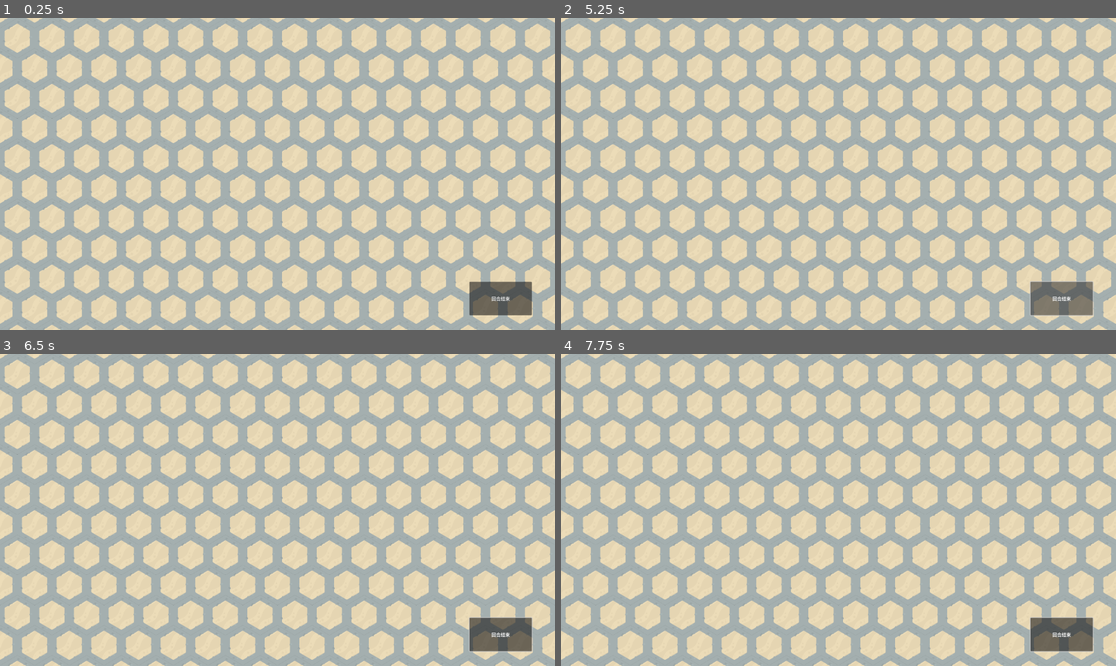
Above: before the commit, frames 1-4 (two rows, left to right).
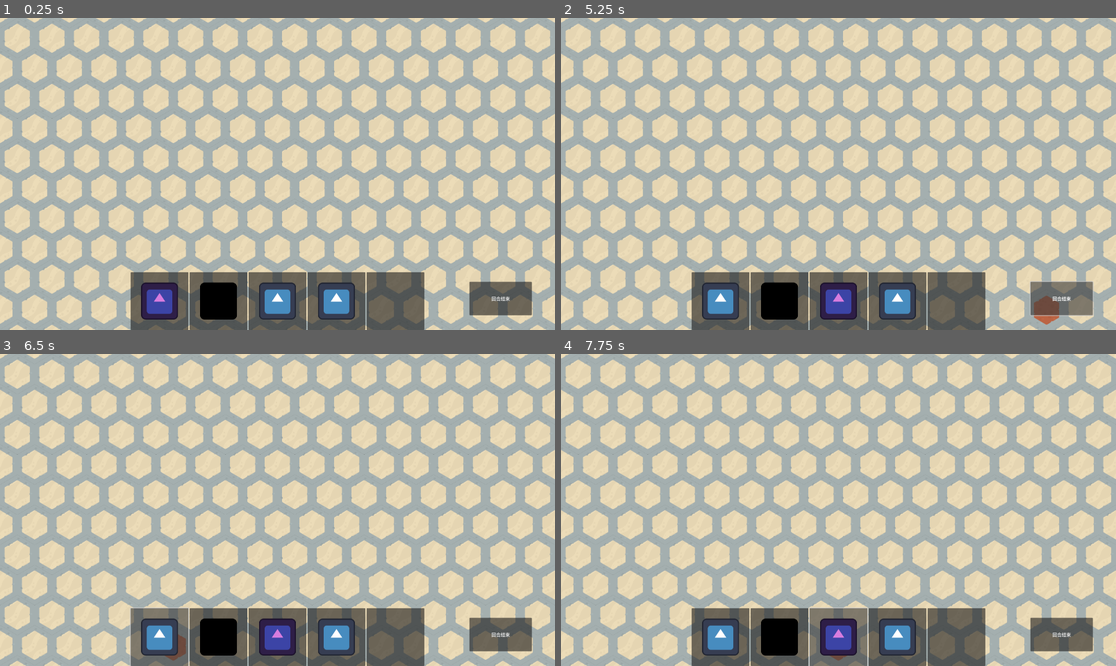
Above: after the commit, the same moments.

Repository: rinevard/MachineHeart
Game: Godot game, scene res://scenes/main.tscn
Same seed, same stepped clock (60 frames per second), same inputs: the game is played once before the commit and once after it. The engine's default icon, where the game draws it, is replaced by a stand-in: a white triangle on a blue panel in a dark square.
Inputs (mouse positions are in pixels of both pictures, inside the frame that each line leads up to):
- Up to frame 1 (0.25 s): no input
- Up to frame 2 (5.25 s): click "回合结束" at 0.5 s; click (721, 301) at 1.27 s; click (777, 301) at 2.02 s; click (838, 301) at 2.77 s; click (899, 301) at 3.52 s; click (955, 301) at 4.27 s; click "回合结束" at 5 s
- Up to frame 3 (6.5 s): click (160, 637) at 5.77 s
- Up to frame 4 (7.75 s): click (777, 637) at 6.52 s; click (838, 637) at 7.27 s

The runs differ from the first frame. In frame 1, 9.6% of the frame differs, in the area x 23-77%, y 81-100%; in frame 2, 9.9%, in the area x 23-90%, y 81-100%; in frame 3, 9.7%; in frame 4, 9.7%.

Commit message:
商店完成

Diff:
--- a/globals/globals.gd
+++ b/globals/globals.gd
@@ -1,4 +1,12 @@
 extends Node
+
+var is_picking: bool = false # 该变量表示玩家是否抓着什么东西, 如果抓着就不能买东西了
+
+var all_possible_item_paths: Array[PackedScene] = [
+preload("res://scenes/machine_elements/black_core.tscn"),
+preload("res://scenes/machine_elements/blue_core.tscn"),
+preload("res://scenes/machine_elements/purple_part.tscn")
+]
 
 enum Team {Friend, Enemy, Neutral}
 enum MachineType {Core, Part, Undefined}
--- a/scenes/main.tscn
+++ b/scenes/main.tscn
@@ -1,13 +1,18 @@
-[gd_scene load_steps=5 format=4 uid="uid://cwiectn7r5abn"]
+[gd_scene load_steps=6 format=4 uid="uid://cwiectn7r5abn"]
 
 [ext_resource type="TileSet" uid="uid://b4f0qe47jrvty" path="res://resources/hexa_tiles.tres" id="1_5fgrd"]
 [ext_resource type="Script" path="res://scenes/main.gd" id="1_m83rm"]
 [ext_resource type="PackedScene" uid="uid://ctili2754wptn" path="res://scenes/mouse_handler/mouse_handler.tscn" id="3_w2oib"]
 [ext_resource type="PackedScene" uid="uid://d1lcle4iesyii" path="res://scenes/turn_handler/turn_handler.tscn" id="4_atj0k"]
+[ext_resource type="PackedScene" uid="uid://dk43158ti5kq2" path="res://scenes/shop/shop.tscn" id="5_3cip6"]
 
 [node name="Main" type="Node2D"]
 script = ExtResource("1_m83rm")
 metadata/_edit_lock_ = true
+
+[node name="ShopCanvasLayer" type="CanvasLayer" parent="."]
+
+[node name="Shop" parent="ShopCanvasLayer" instance=ExtResource("5_3cip6")]
 
 [node name="BackgroundTileMapLayer" type="TileMapLayer" parent="."]
 tile_map_data = PackedByteArray("AAD+//7/AQABAAAAAAD+////AQABAAAAAAD+/wAAAQABAAAAAAD+/wEAAQABAAAAAAD+/wIAAQABAAAAAAD+/w …(4480 unchanged characters)…
@@ -19,3 +24,5 @@
 [node name="TurnHandler" parent="." instance=ExtResource("4_atj0k")]
 
 [node name="TeamShower" type="CanvasLayer" parent="."]
+
+[connection signal="item_bought" from="ShopCanvasLayer/Shop" to="MouseHandler" method="_on_shop_item_bought"]
--- a/scenes/mouse_handler/mouse_handler.gd
+++ b/scenes/mouse_handler/mouse_handler.gd
@@ -25,22 +25,13 @@
 		update_highlight_tile()
 
 func _unhandled_input(event):
-	# 按键选择放置的物品
-	# 暂时以 q 为紫色, w 为蓝色
-	if event.is_action_pressed("q"):
-		selected_item = PURPLE_PART
-	elif event.is_action_pressed("w"):
-		selected_item = BLUE_CORE
-	elif event.is_action_pressed("e"):
-		selected_item = BLACK_CORE
-
 	# 左键放置物品
-	if ((selected_item != null) and event.is_action_pressed("left_click")) and \
+	if Globals.is_picking and ((selected_item != null) and event.is_action_pressed("left_click")) and \
 	not Globals.pos_to_module.has(cursor_tile):
 		place_obj_mousepos(selected_item)
 		selected_item = null
 		update_highlight_tile()
-
+		Globals.is_picking = false
 	# 右键删除
 	if event.is_action_pressed("right_click") and \
 	Globals.pos_to_module.has(cursor_tile):
@@ -71,3 +62,8 @@
 	var mouse_global_pos = get_global_mouse_position()
 	var mouse_local_pos_for_tilemap = highlight_tile_map_layer.to_local(mouse_global_pos)
 	return highlight_tile_map_layer.local_to_map(mouse_local_pos_for_tilemap)
+
+
+func _on_shop_item_bought(item: PackedScene):
+	Globals.is_picking = true
+	selected_item = item
--- /dev/null
+++ b/scenes/shop/shop.gd
@@ -0,0 +1,26 @@
+extends Control
+
+signal item_bought(item: PackedScene)
+
+@onready var refresh_button: Button = $CenterContainer/HBoxContainer/RefreshButton
+
+@onready var shop_item_1: ShopItemButton = $CenterContainer/HBoxContainer/ShopItem1
+@onready var shop_item_2: ShopItemButton = $CenterContainer/HBoxContainer/ShopItem2
+@onready var shop_item_3: ShopItemButton = $CenterContainer/HBoxContainer/ShopItem3
+@onready var shop_item_4: ShopItemButton = $CenterContainer/HBoxContainer/ShopItem4
+
+var shop_items: Array = []
+
+# Called when the node enters the scene tree for the first time.
+func _ready():
+	refresh_button.pressed.connect(_on_refresh_button_pressed)
+	shop_items = [shop_item_1, shop_item_2, shop_item_3, shop_item_4]
+	for shop_item: ShopItemButton in shop_items:
+		shop_item.item_bought.connect(_on_item_bought)
+
+func _on_refresh_button_pressed():
+	for shop_item: ShopItemButton in shop_items:
+		shop_item.refresh()
+
+func _on_item_bought(item: PackedScene):
+	item_bought.emit(item)
--- /dev/null
+++ b/scenes/shop/shop.tscn
@@ -0,0 +1,44 @@
+[gd_scene load_steps=3 format=3 uid="uid://dk43158ti5kq2"]
+
+[ext_resource type="Script" path="res://scenes/shop/shop.gd" id="1_cxwj3"]
+[ext_resource type="PackedScene" uid="uid://8qtr1v08wxfm" path="res://scenes/shop/shop_item.tscn" id="1_epao8"]
+
+[node name="Shop" type="Control"]
+layout_mode = 3
+anchors_preset = 15
+anchor_right = 1.0
+anchor_bottom = 1.0
+grow_horizontal = 2
+grow_vertical = 2
+mouse_filter = 2
+script = ExtResource("1_cxwj3")
+
+[node name="CenterContainer" type="CenterContainer" parent="."]
+layout_mode = 1
+anchors_preset = 12
+anchor_top = 1.0
+anchor_right = 1.0
+anchor_bottom = 1.0
+offset_top = -200.0
+grow_horizontal = 2
+grow_vertical = 0
+mouse_filter = 2
+
+[node name="HBoxContainer" type="HBoxContainer" parent="CenterContainer"]
+layout_mode = 2
+
+[node name="ShopItem1" parent="CenterContainer/HBoxContainer" instance=ExtResource("1_epao8")]
+layout_mode = 2
+
+[node name="ShopItem2" parent="CenterContainer/HBoxContainer" instance=ExtResource("1_epao8")]
+layout_mode = 2
+
+[node name="ShopItem3" parent="CenterContainer/HBoxContainer" instance=ExtResource("1_epao8")]
+layout_mode = 2
+
+[node name="ShopItem4" parent="CenterContainer/HBoxContainer" instance=ExtResource("1_epao8")]
+layout_mode = 2
+
+[node name="RefreshButton" type="Button" parent="CenterContainer/HBoxContainer"]
+custom_minimum_size = Vector2(200, 200)
+layout_mode = 2
--- /dev/null
+++ b/scenes/shop/shop_item.gd
@@ -0,0 +1,39 @@
+class_name ShopItemButton
+extends Button
+
+var cur_packed_item: PackedScene
+@onready var area_2d_wrapper: Control = $CenterContainer/Area2DWrapper
+
+signal item_bought(item: String)
+
+func _ready():
+	pressed.connect(buy)
+	refresh()
+
+## 在 globals 的 item 列表里随机选一个作为新 cur_item
+func refresh():
+	# TODO
+	# 随机选一个的代码逻辑
+	var random_item = Globals.all_possible_item_paths.pick_random()
+	cur_packed_item = random_item
+	_update_display()
+
+func buy():
+	# 如果栏为空或者已经抓着东西，不能买
+	if cur_packed_item == null or Globals.is_picking:
+		return
+	item_bought.emit(cur_packed_item)
+	cur_packed_item = null
+	_update_display()
+
+func _update_display():
+	# 移除原本的显示
+	var children = area_2d_wrapper.get_children()
+	for child in children:
+		child.call_deferred("queue_free")
+
+	if cur_packed_item == null:
+		return
+	# 更新显示
+	var new_item = cur_packed_item.instantiate()
+	area_2d_wrapper.add_child(new_item)
--- /dev/null
+++ b/scenes/shop/shop_item.tscn
@@ -0,0 +1,18 @@
+[gd_scene load_steps=2 format=3 uid="uid://8qtr1v08wxfm"]
+
+[ext_resource type="Script" path="res://scenes/shop/shop_item.gd" id="1_h3mym"]
+
+[node name="ShopItem" type="Button"]
+custom_minimum_size = Vector2(200, 200)
+offset_right = 40.0
+offset_bottom = 40.0
+script = ExtResource("1_h3mym")
+
+[node name="CenterContainer" type="CenterContainer" parent="."]
+custom_minimum_size = Vector2(200, 200)
+layout_mode = 0
+offset_right = 40.0
+offset_bottom = 40.0
+
+[node name="Area2DWrapper" type="Control" parent="CenterContainer"]
+layout_mode = 2
